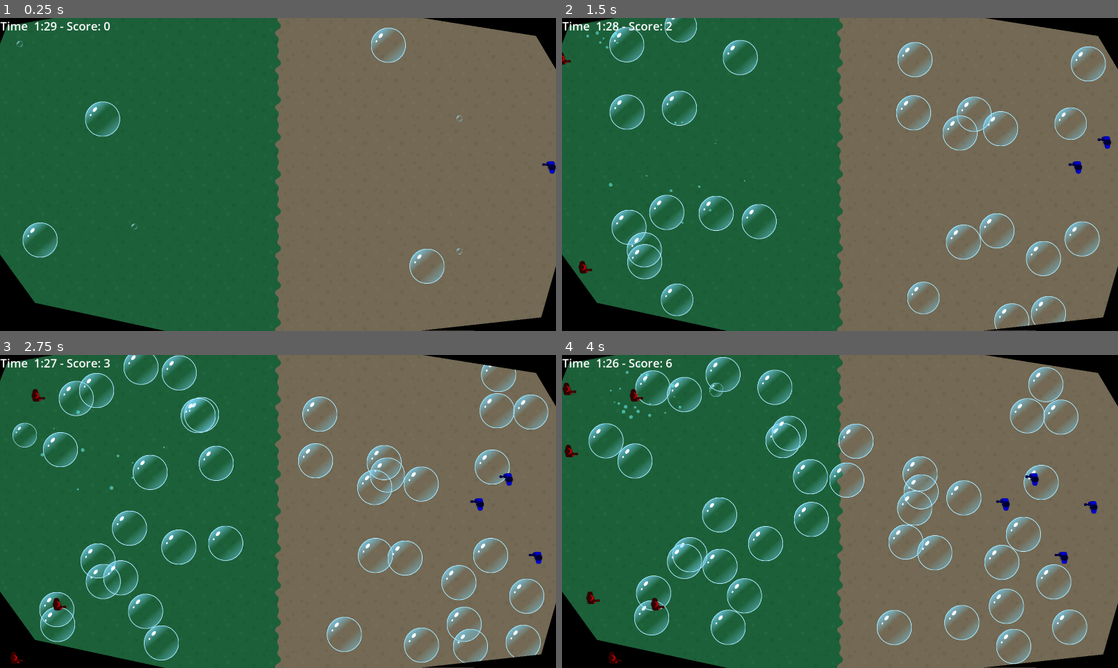
Above: before the commit, frames 1-4 (two rows, left to right).
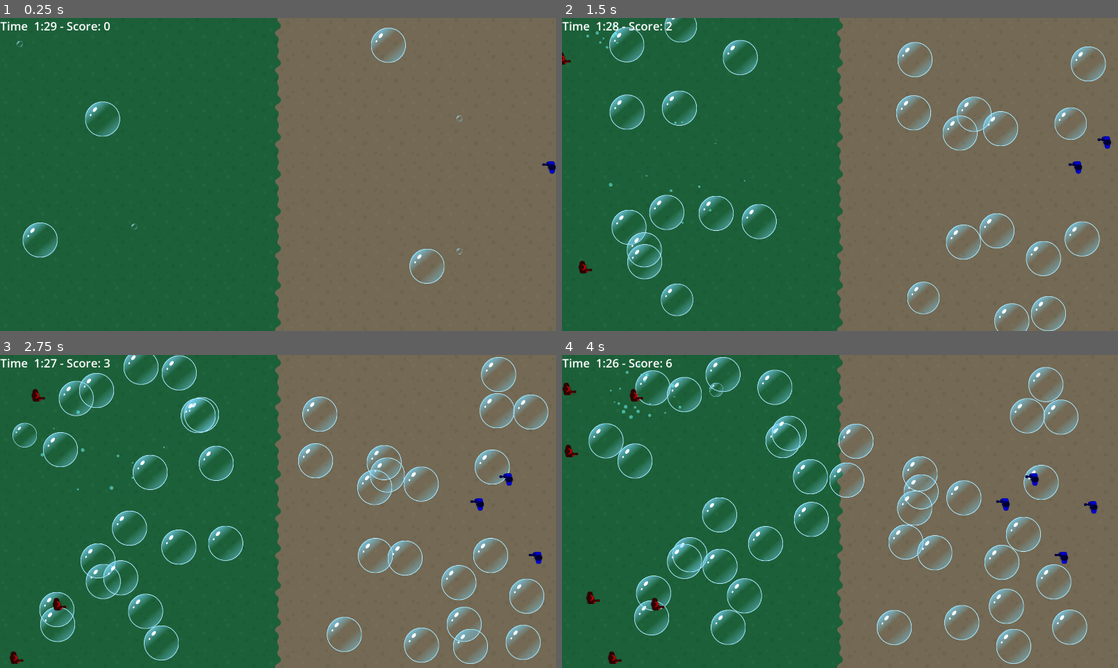
Above: after the commit, the same moments.

Repository: pkasprzyk/ggj2025
Game: Godot game, scene res://main.tscn
The game is run twice, just before and just after one commit, with the same random seed, the same clock (stepped at 60 frames per second) and the same inputs.
Inputs (mouse positions are in pixels of both pictures, inside the frame that each line leads up to):
- Up to frame 1 (0.25 s): no input
- Up to frame 2 (1.5 s): move the mouse to (673, 121) at 0.52 s; click (673, 121) at 0.67 s; move the mouse to (600, 49) at 1.27 s; click (600, 49) at 1.42 s
- Up to frame 3 (2.75 s): move the mouse to (77, 455) at 2.02 s; click (77, 455) at 2.17 s
- Up to frame 4 (4 s): move the mouse to (712, 473) at 2.77 s; click (712, 473) at 2.92 s; move the mouse to (645, 408) at 3.52 s; click (645, 408) at 3.67 s

The runs differ from the first frame. In frame 1, 4.1% of the frame differs, in the area x 0-100%, y 0-100%; in frame 2, 4.1%; in frame 3, 4.1%; in frame 4, 4.1%.

Commit message:
reorder main scene

Diff:
--- a/game_state.gd
+++ b/game_state.gd
@@ -18,7 +18,6 @@
 	i_hud : Hud,
 	new_player_left_base: UnitBase,
 	new_player_right_base: UnitBase,
-	new_right_spawn_timer: Timer,
 	viewport_top: float, viewport_right: float,
 	viewport_bottom: float,
 	viewport_left: float
@@ -28,9 +27,14 @@
 	player_left_base.init(viewport_left, viewport_top, viewport_bottom, viewport_right)
 	player_right_base = new_player_right_base
 	player_right_base.init(viewport_right, viewport_top, viewport_bottom, viewport_left)
-	right_spawn_timer = new_right_spawn_timer
 	player_left_base.set_other_base(player_right_base)
 	player_right_base.set_other_base(player_left_base)
+
+	right_spawn_timer = Timer.new()
+	right_spawn_timer.wait_time = 1.0
+	right_spawn_timer.one_shot = true
+	right_spawn_timer.name = "right_spawn_timer"
+	get_tree().current_scene.add_child(right_spawn_timer)
 
 
 func _process(delta: float) -> void:
@@ -44,8 +48,8 @@
 
 	if timer < 0.0:
 		get_tree().paused = true
-		if hud:
-			hud.game_ended()
+
+		hud.game_ended()
 
 
 func bubble_popped() -> void:
--- a/main.gd
+++ b/main.gd
@@ -5,8 +5,7 @@
 	Input.emulate_touch_from_mouse = true
 	GAME_STATE.init(
 		$HUD,
-		$PlayerLeftBase,
-		$PlayerRightBase,
-		$PlayerRightSpawnTimer,
+		$PlayerBases/PlayerLeftBase,
+		$PlayerBases/PlayerRightBase,
 		0, 1920, 1080, 0,
 	)
--- a/main.tscn
+++ b/main.tscn
@@ -57,99 +57,80 @@
 [sub_resource type="RectangleShape2D" id="RectangleShape2D_5c7yc"]
 size = Vector2(661, 404)
 
-[node name="Node2D" type="Node2D"]
+[node name="MainScene" type="Node2D"]
 script = ExtResource("1_mmle3")
 
-[node name="TileMapLayer" type="TileMapLayer" parent="."]
+[node name="Camera2D" type="Camera2D" parent="."]
+position = Vector2(960, 540)
+
+[node name="Background" type="TileMapLayer" parent="."]
 modulate = Color(0.497474, 0.497474, 0.497474, 1)
 position = Vector2(0, -24)
 tile_map_data = PackedByteArray("AAAFAAMAAAAAAAAAAAAGAAMAAAAAAAAAAAAHAAMAAAAHAAAAAAAHAAQAAAAHAAAAAAAIAAMAAAAAAAIAAAAIAA …(2080 unchanged characters)…
 tile_set = SubResource("TileSet_m3rmy")
 
-[node name="BubbleSpawner" parent="." node_paths=PackedStringArray("spawn_area_shape", "target") instance=ExtResource("2_n4osd")]
+[node name="PlayerBases" type="Node2D" parent="."]
+
+[node name="PlayerLeftBase" parent="PlayerBases" instance=ExtResource("4_78562")]
+
+[node name="PlayerRightBase" parent="PlayerBases" instance=ExtResource("4_78562")]
+
+[node name="BubbleSpawners" type="Node2D" parent="."]
+
+[node name="BubbleSpawner" parent="BubbleSpawners" node_paths=PackedStringArray("spawn_area_shape", "target") instance=ExtResource("2_n4osd")]
 position = Vector2(852, 540)
 spawn_area_shape = NodePath("Area2D/CollisionShape2D")
 target = NodePath("Area2D/Marker2D")
 
-[node name="Area2D" type="Area2D" parent="BubbleSpawner"]
+[node name="Area2D" type="Area2D" parent="BubbleSpawners/BubbleSpawner"]
 
-[node name="CollisionShape2D" type="CollisionShape2D" parent="BubbleSpawner/Area2D"]
+[node name="CollisionShape2D" type="CollisionShape2D" parent="BubbleSpawners/BubbleSpawner/Area2D"]
 position = Vector2(-521.5, -334)
 shape = SubResource("RectangleShape2D_5c7yc")
 
-[node name="Marker2D" type="Marker2D" parent="BubbleSpawner/Area2D"]
+[node name="Marker2D" type="Marker2D" parent="BubbleSpawners/BubbleSpawner/Area2D"]
 position = Vector2(1067, 540)
 
-[node name="BubbleSpawner2" parent="." node_paths=PackedStringArray("spawn_area_shape", "target") instance=ExtResource("2_n4osd")]
+[node name="BubbleSpawner2" parent="BubbleSpawners" node_paths=PackedStringArray("spawn_area_shape", "target") instance=ExtResource("2_n4osd")]
 position = Vector2(2107, 540)
 spawn_area_shape = NodePath("Area2D/CollisionShape2D")
 target = NodePath("Area2D/Marker2D")
 
-[node name="Area2D" type="Area2D" parent="BubbleSpawner2"]
+[node name="Area2D" type="Area2D" parent="BubbleSpawners/BubbleSpawner2"]
 
-[node name="CollisionShape2D" type="CollisionShape2D" parent="BubbleSpawner2/Area2D"]
+[node name="CollisionShape2D" type="CollisionShape2D" parent="BubbleSpawners/BubbleSpawner2/Area2D"]
 position = Vector2(-521.5, -334)
 shape = SubResource("RectangleShape2D_5c7yc")
 
-[node name="Marker2D" type="Marker2D" parent="BubbleSpawner2/Area2D"]
+[node name="Marker2D" type="Marker2D" parent="BubbleSpawners/BubbleSpawner2/Area2D"]
 position = Vector2(-2078, 507)
 
-[node name="BubbleSpawner3" parent="." node_paths=PackedStringArray("spawn_area_shape", "target") instance=ExtResource("2_n4osd")]
+[node name="BubbleSpawner3" parent="BubbleSpawners" node_paths=PackedStringArray("spawn_area_shape", "target") instance=ExtResource("2_n4osd")]
 position = Vector2(852, 1210)
 spawn_area_shape = NodePath("Area2D/CollisionShape2D")
 target = NodePath("Area2D/Marker2D")
 
-[node name="Area2D" type="Area2D" parent="BubbleSpawner3"]
+[node name="Area2D" type="Area2D" parent="BubbleSpawners/BubbleSpawner3"]
 
-[node name="CollisionShape2D" type="CollisionShape2D" parent="BubbleSpawner3/Area2D"]
+[node name="CollisionShape2D" type="CollisionShape2D" parent="BubbleSpawners/BubbleSpawner3/Area2D"]
 position = Vector2(-521.5, -334)
 shape = SubResource("RectangleShape2D_5c7yc")
 
-[node name="Marker2D" type="Marker2D" parent="BubbleSpawner3/Area2D"]
+[node name="Marker2D" type="Marker2D" parent="BubbleSpawners/BubbleSpawner3/Area2D"]
 position = Vector2(1067, -1209)
 
-[node name="BubbleSpawner4" parent="." node_paths=PackedStringArray("spawn_area_shape", "target") instance=ExtResource("2_n4osd")]
+[node name="BubbleSpawner4" parent="BubbleSpawners" node_paths=PackedStringArray("spawn_area_shape", "target") instance=ExtResource("2_n4osd")]
 position = Vector2(2107, 1210)
 spawn_area_shape = NodePath("Area2D/CollisionShape2D")
 target = NodePath("Area2D/Marker2D")
 
-[node name="Area2D" type="Area2D" parent="BubbleSpawner4"]
+[node name="Area2D" type="Area2D" parent="BubbleSpawners/BubbleSpawner4"]
 
-[node name="CollisionShape2D" type="CollisionShape2D" parent="BubbleSpawner4/Area2D"]
+[node name="CollisionShape2D" type="CollisionShape2D" parent="BubbleSpawners/BubbleSpawner4/Area2D"]
 position = Vector2(-521.5, -334)
 shape = SubResource("RectangleShape2D_5c7yc")
 
-[node name="Marker2D" type="Marker2D" parent="BubbleSpawner4/Area2D"]
+[node name="Marker2D" type="Marker2D" parent="BubbleSpawners/BubbleSpawner4/Area2D"]
 position = Vector2(-2107, -1210)
 
-[node name="Camera2D" type="Camera2D" parent="."]
-position = Vector2(960, 540)
-
-[node name="Polygon2D" type="Polygon2D" parent="."]
-position = Vector2(0, 251)
-color = Color(0, 0, 0, 1)
-polygon = PackedVector2Array(0, -251, 185, -251, 24, -223, 0, -161)
-
-[node name="Polygon2D2" type="Polygon2D" parent="."]
-position = Vector2(1379, 464)
-color = Color(0, 0, 0, 1)
-polygon = PackedVector2Array(80, -464, 541, -464, 541, -286, 472, -402)
-
-[node name="Polygon2D3" type="Polygon2D" parent="."]
-position = Vector2(1376, 1038)
-color = Color(0, 0, 0, 1)
-polygon = PackedVector2Array(544, -183, 544, 42, 75, 41, 493, -5)
-
-[node name="Polygon2D4" type="Polygon2D" parent="."]
-position = Vector2(387, 1042)
-color = Color(0, 0, 0, 1)
-polygon = PackedVector2Array(-387, -226, -266, -59, 185, 38, -387, 38)
-
 [node name="HUD" parent="." instance=ExtResource("4_vi50i")]
-
-[node name="PlayerLeftBase" parent="." instance=ExtResource("4_78562")]
-
-[node name="PlayerRightBase" parent="." instance=ExtResource("4_78562")]
-
-[node name="PlayerRightSpawnTimer" type="Timer" parent="."]
-one_shot = true
--- a/objects/unit_shooter/unit_shooter.gd
+++ b/objects/unit_shooter/unit_shooter.gd
@@ -27,6 +27,8 @@
 
 static func spawn(player: PlayerSide, new_base: UnitBase, new_target: Vector2, new_other_base: UnitBase) -> UnitShooter:
 	var unit = unit_scene.instantiate()
+	unit.name = "Shooter"+str(randi_range(0,9999999))
+
 	unit.base = new_base
 	unit.other_base = new_other_base
 	unit.target = new_target
